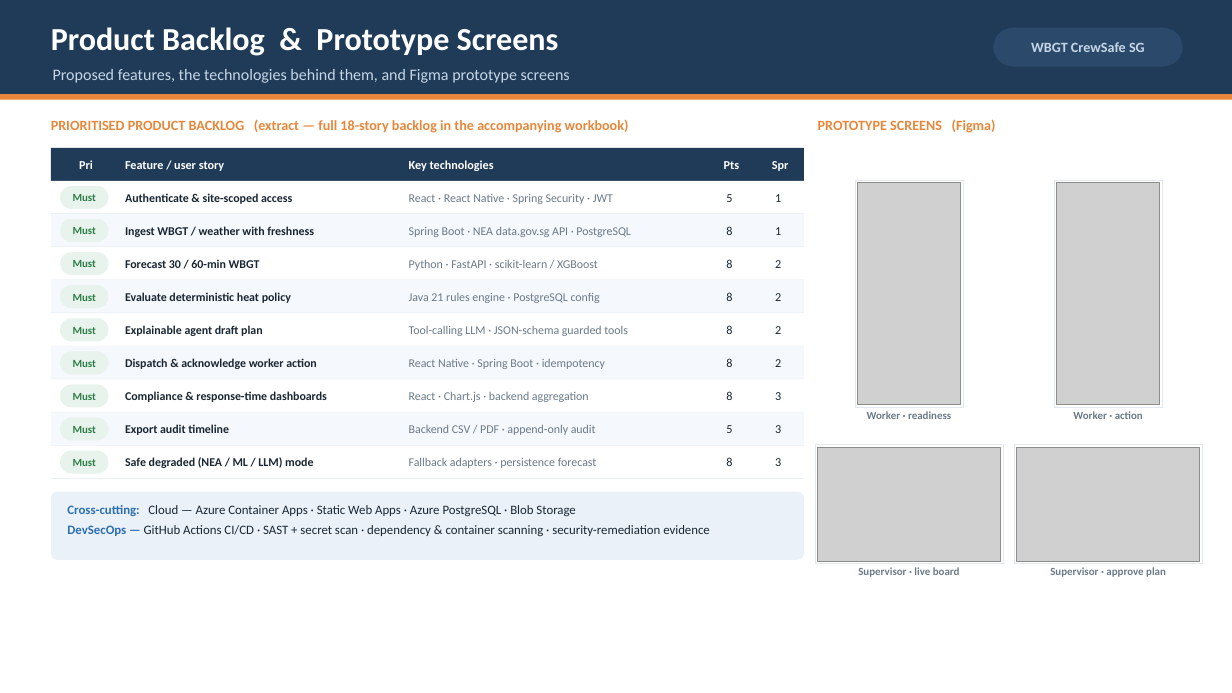
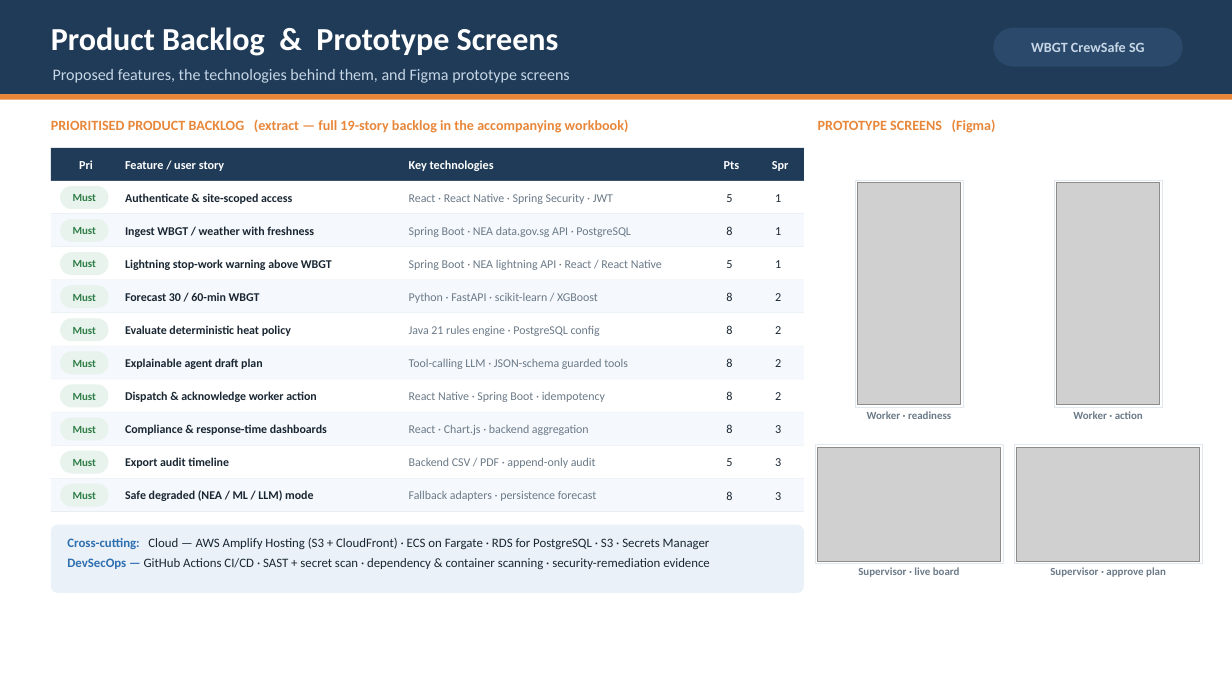
Before and after one commit to zctiong-iss/crewsafe, a slide deck: slide 2 of proposal-deliverables/WBGT-CrewSafe-SG-Proposal.pptx. Drawn at 1232x693 pixels with LibreOffice and Linux fonts; fonts in the diff are those of the drawing; grey boxes stand for pictures. Boxes give left, top, right and bottom in pixels: in the first picture for what was removed or moved away, otherwise in the second. Text is boxed around its words. In the diff, an @@ line names an element or a change of style, - is before the commit and + after.

Commit message:
Enhance WBGT CrewSafe SG proposal with lightning risk integration and update related documentation

```diff
--- a/proposal-deliverables/WBGT-CrewSafe-SG-Proposal.pptx
+++ b/proposal-deliverables/WBGT-CrewSafe-SG-Proposal.pptx
@@ text at [51, 119, 629, 133]: text changed @@
-PRIORITISED PRODUCT BACKLOG (extract — full 18-story backlog in the accompanying workbook)
+PRIORITISED PRODUCT BACKLOG (extract — full 19-story backlog in the accompanying workbook)
@@ text added at [125, 259, 332, 270], 9.3 pt, text #1A2733, bold @@
+Lightning stop-work warning above WBGT
@@ text added at [409, 260, 662, 270], 9.3 pt, text #6B7A88 @@
+Spring Boot · NEA lightning API · React / React Native
@@ text at [726, 260, 732, 268]: text changed @@
-8
+5
@@ text at [775, 260, 781, 268]: text changed @@
-2
+1
@@ text "Compliance & response-time dashboards": place and size @@
-text "Compliance & response-time dashboards" at [125, 391, 327, 402]
+text "Compliance & response-time dashboards" at [125, 424, 327, 435]
@@ text "React · Chart.js · backend ...": place and size @@
-text "React · Chart.js · backend ..." at [409, 392, 589, 402]
+text "React · Chart.js · backend ..." at [409, 425, 589, 435]
@@ text "8": place and size @@
-text "8" at [726, 457, 732, 466]
+text "8" at [726, 424, 732, 433]
@@ rectangle added at [51, 479, 804, 512], fill #F5F8FC @@
@@ text "3": place and size @@
-text "3" at [775, 392, 781, 400]
+text "3" at [775, 492, 781, 500]
@@ rounded rectangle added at [60, 483, 108, 506], fill #E7F3EC, 8.5 pt, text #2E7D46, bold @@
+Must
@@ text added at [726, 491, 732, 500], 9.5 pt, text #1A2733 @@
+8
@@ rectangle added at [51, 511, 804, 512], fill #E1E8EF @@
@@ 14 texts, 1 rounded rectangle: place and size @@
-14 texts, 1 rounded rectangle at [51, 259, 804, 560]
+14 texts, 1 rounded rectangle at [51, 292, 804, 593]
@@ text at [67, 538, 710, 549]: text changed @@
-Cross-cutting: Cloud — Azure Container Apps · Static Web Apps · Azure PostgreSQL · Blob Storage
+Cross-cutting: Cloud — AWS Amplify Hosting (S3 + CloudFront) · ECS on Fargate · RDS for PostgreSQL · S3 · Secrets Manager
```
Also in this commit, not shown: 1 other slide changed, 8 other files.
